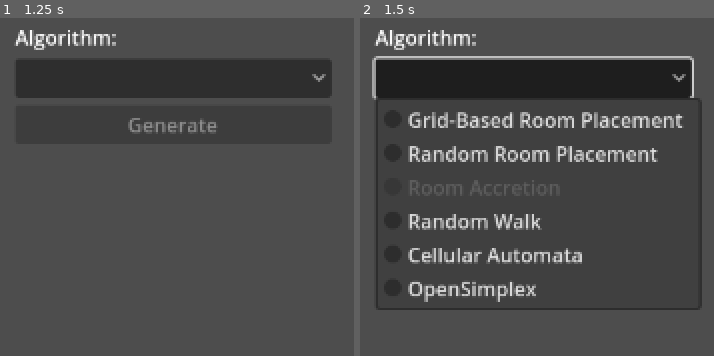
Above: before the commit, frames 1-2 (left to right).
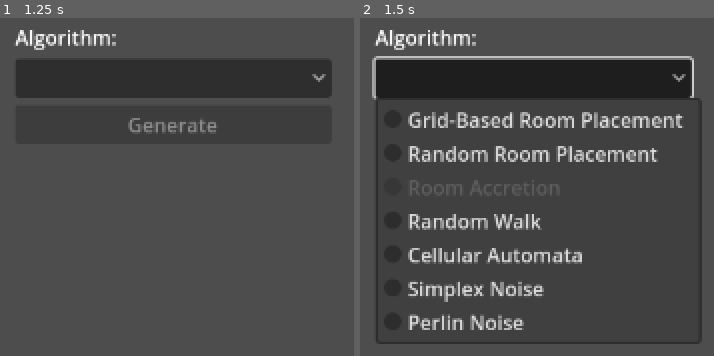
Above: after the commit, the same moments.

Repository: klistwan/COMP4121
Game: Godot game, scene res://src/main.tscn
Two runs of this game, one before a commit and one after it. Both use one fixed random seed, a clock stepped at 60 frames per second and the inputs below.
Inputs (mouse positions are in pixels of both pictures, inside the frame that each line leads up to):
- Up to frame 1 (1.25 s): tap Enter at 0.5 s
- Up to frame 2 (1.5 s): click (533, 78) at 1.25 s

Frame 1 is identical in both runs. In frame 2, 2.6% of the frame differs, in the area x 4-97%, y 78-97%.

Commit message:
Add Perlin noise

Diff:
--- a/src/gui.gd
+++ b/src/gui.gd
@@ -1,6 +1,6 @@
 extends Control
 
-signal generate_button_pressed(algorithm_path)
+signal generate_button_pressed(algorithm_path, params)
 
 var selected_item_index: int = -1
 var algorithms := {
@@ -9,7 +9,8 @@
 	2: "res://src/map/algorithms/room_accretion.gd",
 	3: "res://src/map/algorithms/random_walk.gd",
 	4: "res://src/map/algorithms/cellular_automata.gd",
-	5: "res://src/map/algorithms/open_simplex.gd",
+	5: "res://src/map/algorithms/fast_noise.gd",
+	6: "res://src/map/algorithms/fast_noise.gd",
 }
 
 @onready var generate_button: Button = $CenterContainer/VBoxContainer/Generate
@@ -17,7 +18,13 @@
 
 func _on_generate_pressed() -> void:
 	generate_button.disabled = true
-	generate_button_pressed.emit(algorithms[selected_item_index])
+	var params := {}
+	match selected_item_index:
+		5:
+			params["noise_type"] = FastNoiseLite.TYPE_SIMPLEX_SMOOTH
+		6:
+			params["noise_type"] = FastNoiseLite.TYPE_PERLIN
+	generate_button_pressed.emit(algorithms[selected_item_index], params)
 
 
 func _on_algorithm_options_item_selected(index: int) -> void:
--- a/src/gui.tscn
+++ b/src/gui.tscn
@@ -29,7 +29,7 @@
 
 [node name="AlgorithmOptions" type="OptionButton" parent="CenterContainer/VBoxContainer"]
 layout_mode = 2
-item_count = 6
+item_count = 7
 popup/item_0/text = "Grid-Based Room Placement"
 popup/item_0/id = 1
 popup/item_1/text = "Random Room Placement"
@@ -41,8 +41,10 @@
 popup/item_3/id = 3
 popup/item_4/text = "Cellular Automata"
 popup/item_4/id = 4
-popup/item_5/text = "OpenSimplex"
+popup/item_5/text = "Simplex Noise"
 popup/item_5/id = 5
+popup/item_6/text = "Perlin Noise"
+popup/item_6/id = 6
 
 [node name="Generate" type="Button" parent="CenterContainer/VBoxContainer"]
 layout_mode = 2
--- a/src/main.gd
+++ b/src/main.gd
@@ -8,8 +8,8 @@
 	map.generation_finished.connect(_on_map_generation_finished)
 
 
-func _on_gui_generate_button_pressed(algorithm_path: String) -> void:
-	map.generate(algorithm_path)
+func _on_gui_generate_button_pressed(algorithm_path: String, params: Dictionary) -> void:
+	map.generate(algorithm_path, params)
 
 
 func _on_map_generation_finished():
--- a/src/map/algorithms/cellular_automata.gd
+++ b/src/map/algorithms/cellular_automata.gd
@@ -85,7 +85,6 @@
 			# Otherwise, fill it with wall tiles.
 			else:
 				await fill_cave(cave, dungeon, tile_map)
-	print_debug(caverns.size(), "caves found")
 
 	# If only a single cave, we're done.
 	if caverns.size() == 1:
@@ -114,7 +113,6 @@
 
 	Source: https://abitawake.com/news/articles/procedural-generation-with-godot-creating-caves-with-cellular-automata
 	"""
-	print_debug("Randomly walking from", starting_point, "to cave of size=", cave.size())
 	var current_point := starting_point
 	var new_floor_tiles: Set = Set.new()
 	var target = cave.to_list().pick_random()
--- a/src/map/algorithms/open_simplex.gd
+++ b/src/map/algorithms/fast_noise.gd
@@ -31,8 +31,12 @@
 
 var t_noise := FastNoiseLite.new()
 var p_noise := FastNoiseLite.new()
+var _rng := RandomNumberGenerator.new()
 
-var _rng := RandomNumberGenerator.new()
+
+func set_noise_type(noise_type: FastNoiseLite.NoiseType) -> void:
+	for noise in [t_noise, p_noise]:
+		noise.noise_type = noise_type
 
 
 func _ready() -> void:
--- a/src/map/map.gd
+++ b/src/map/map.gd
@@ -11,8 +11,10 @@
 @onready var tile_map: TileMap = $TileMap
 
 
-func generate(algorithm_path: String) -> void:
+func generate(algorithm_path: String, params: Dictionary) -> void:
 	dungeon_generator = load(algorithm_path).new()
+	if "noise_type" in params:
+		dungeon_generator.set_noise_type(params["noise_type"])
 	add_child(dungeon_generator)
 	dungeon_generator.finished.connect(_on_generation_finished)
 	tile_map.clear()
